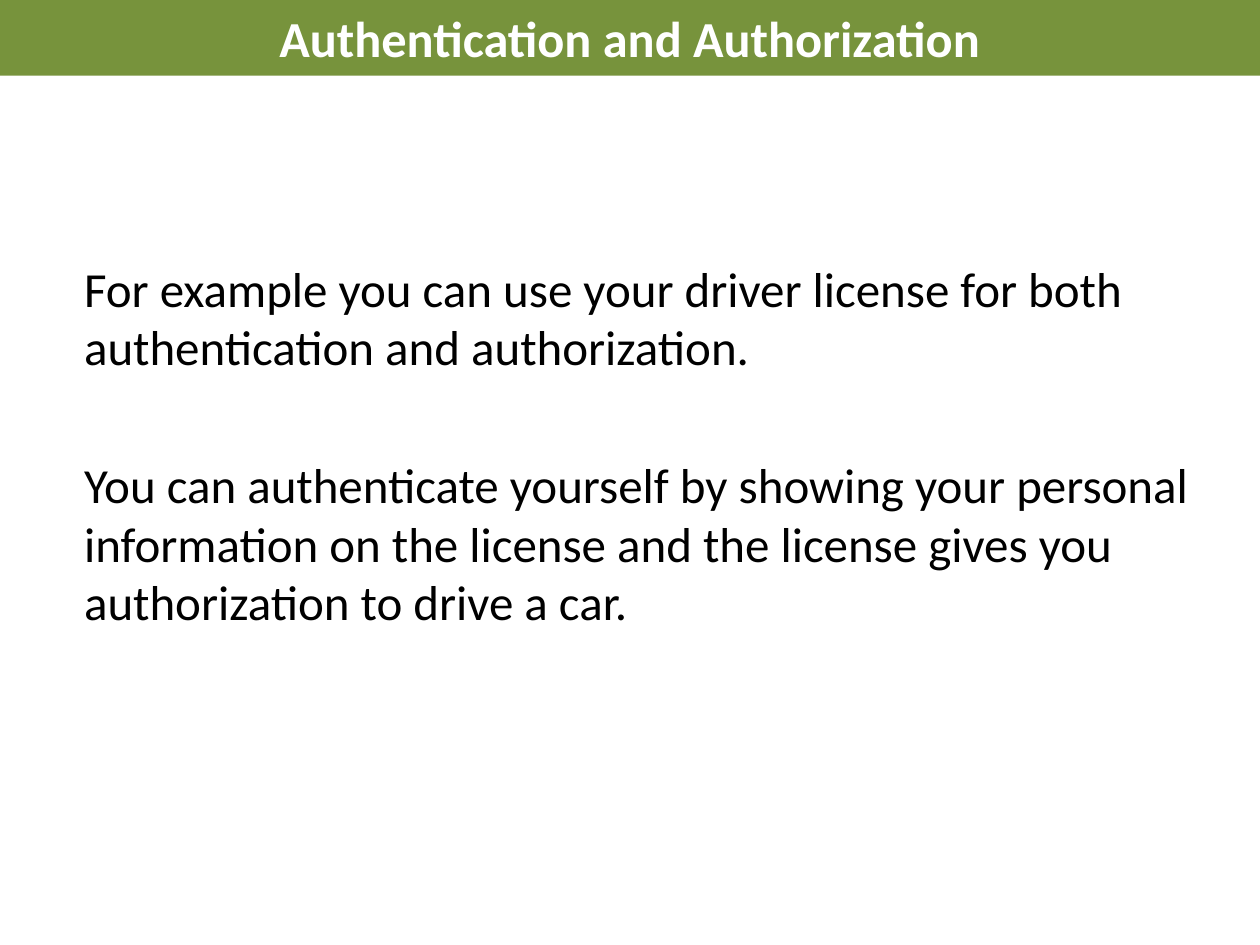
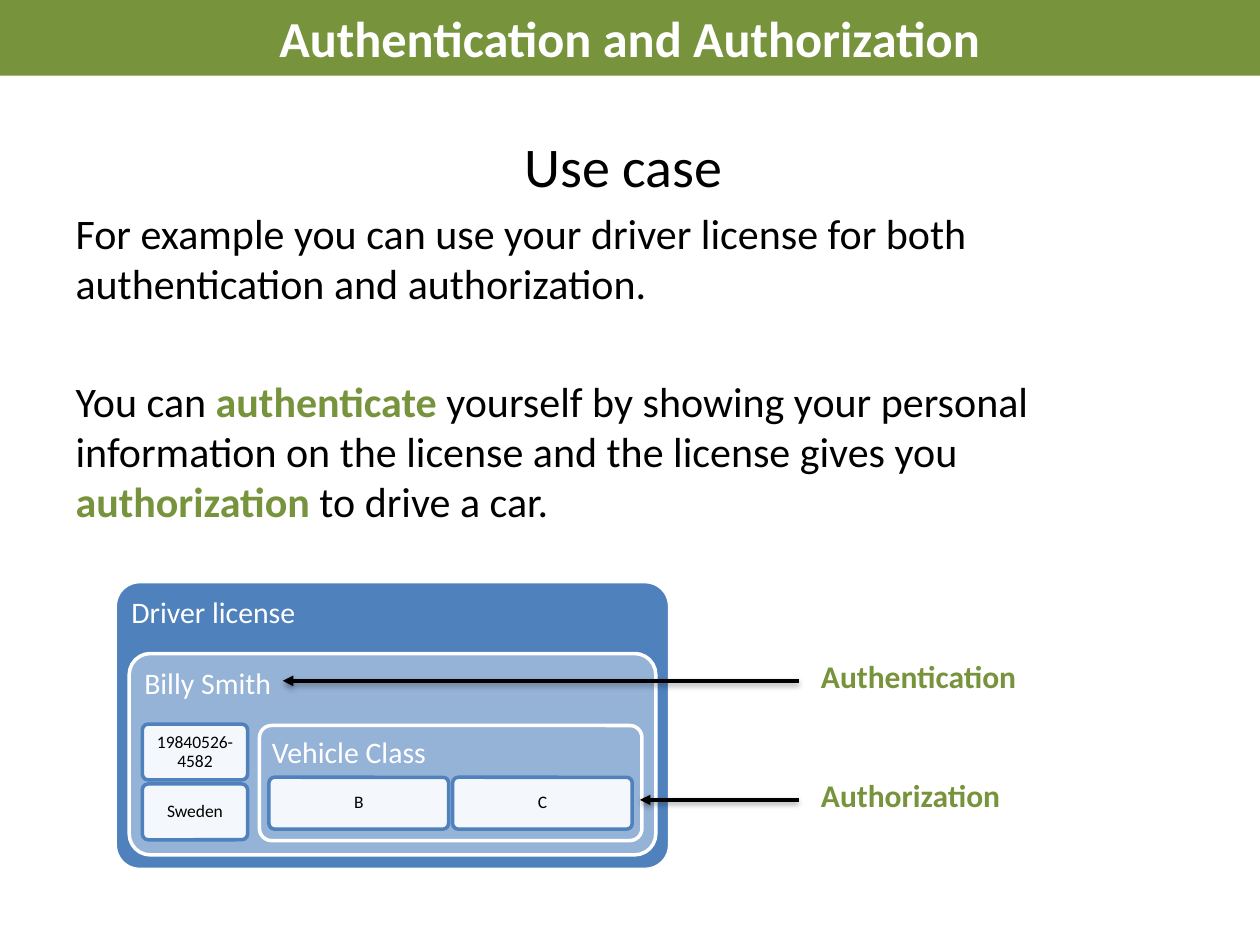
Before and after one commit to AndreasElffors/ProjectIdentity, a slide deck: slide 5 of Documents/Slides/Identity-SecurityFundamentals.pptx. Drawn at 1260x945 pixels with LibreOffice and Linux fonts; fonts in the diff are those of the drawing; background and template pictures are left out. Boxes give left, top, right and bottom in pixels: in the first picture for what was removed or moved away, otherwise in the second. Text is boxed around its words. In the diff, an @@ line names an element or a change of style, - is before the commit and + after.

```diff
--- a/Documents/Slides/Identity-SecurityFundamentals.pptx
+++ b/Documents/Slides/Identity-SecurityFundamentals.pptx
@@ text "Use case": place and size @@
-text "Use case" at box(84, 273, 1188, 621)
+text "Use case" at box(76, 151, 1028, 518)
@@ text at box(524, 151, 723, 188): paragraph added @@
+Use case
@@ text at box(76, 219, 1028, 518): size 28 to 24 pt; text colour #000000 to #77933C, bold on in "authenticate authorization" @@
@@ arrow added from (799, 680) to (282, 680), #000000 2 pt @@
@@ text added at box(821, 666, 1016, 689), 18 pt, text #77933C, bold @@
+Authentication
@@ group added at box(116, 582, 670, 869): 7 rounded rectangles, 7 texts @@
+Driver license
+Billy Smith
+19840526-4582
+Sweden
+Vehicle Class
+B
+C
@@ arrow added from (799, 800) to (640, 800), #000000 2 pt @@
@@ text added at box(821, 785, 1000, 808), 18 pt, text #77933C, bold @@
+Authorization
```
Also in this commit, not shown: 11 other slides changed, 5 other files.
